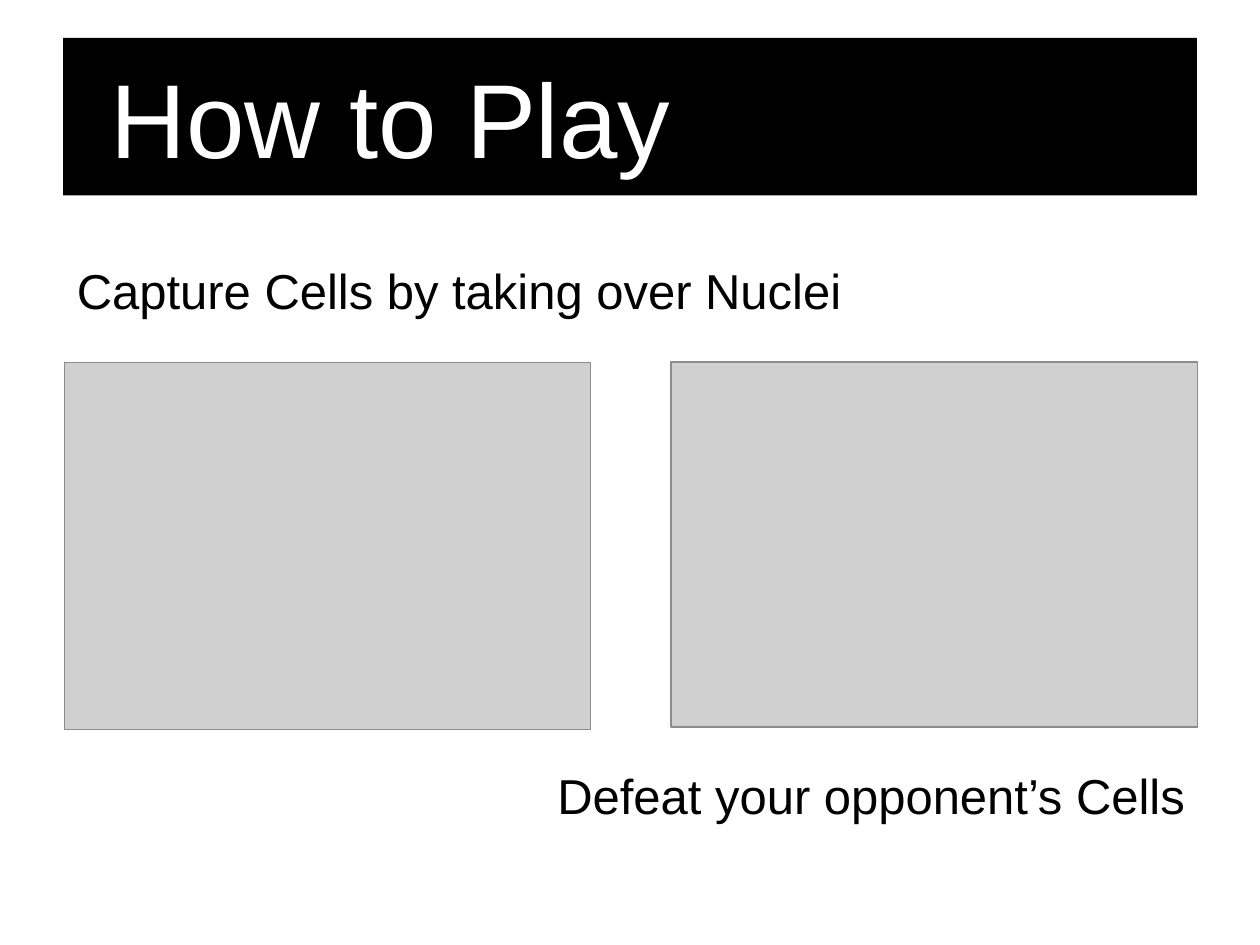
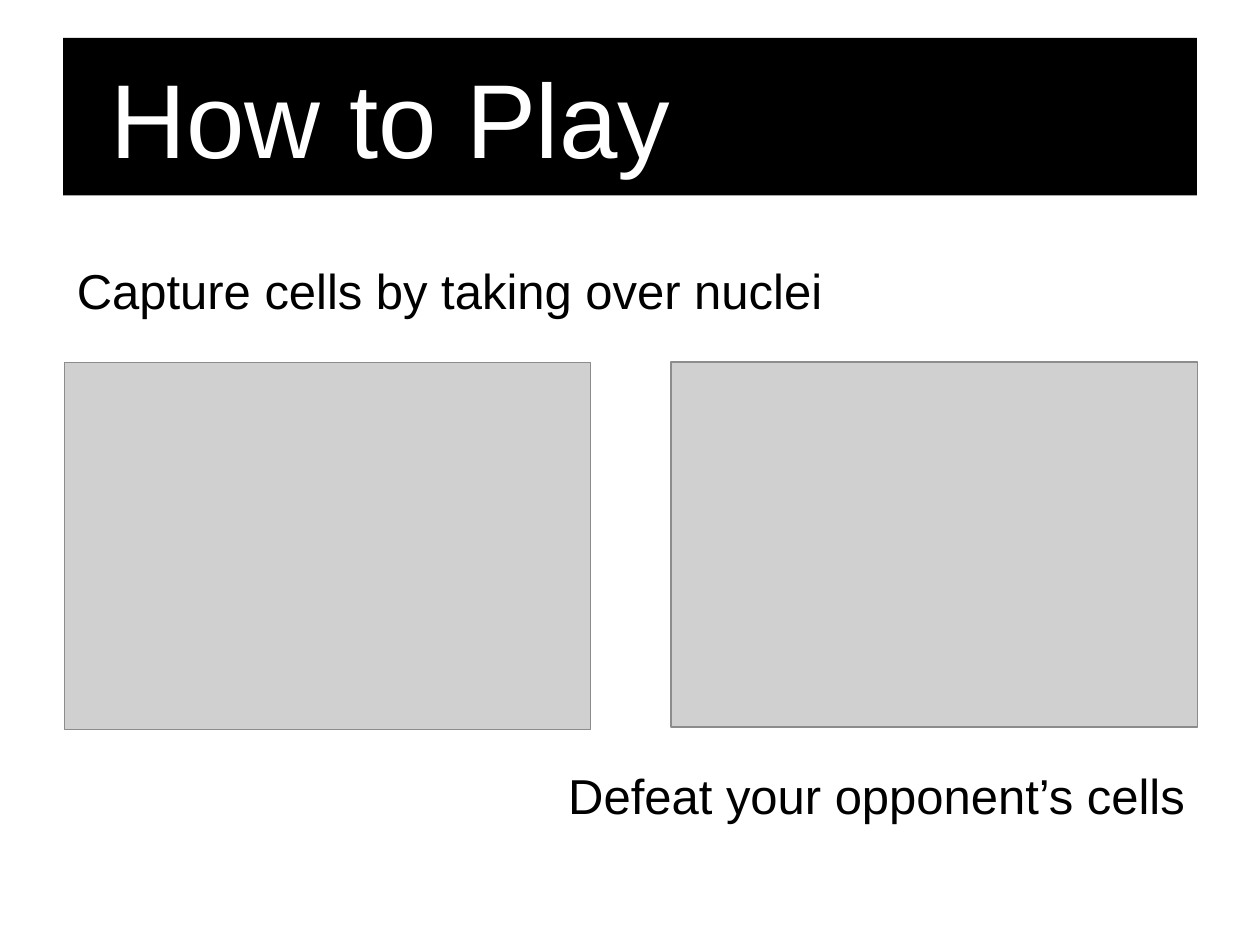
Before and after one commit to Acagamics/virusx, a slide deck: slide 5 of imagine_cup/virusX how to.pptx. Drawn at 1260x945 pixels with LibreOffice and Linux fonts; fonts in the diff are those of the drawing; grey boxes stand for pictures; background and template pictures are left out. Boxes give left, top, right and bottom in pixels: in the first picture for what was removed or moved away, otherwise in the second. Text is boxed around its words. In the diff, an @@ line names an element or a change of style, - is before the commit and + after.

```diff
--- a/imagine_cup/virusX how to.pptx
+++ b/imagine_cup/virusX how to.pptx
@@ text at bbox=[77, 273, 822, 319]: text changed @@
-Capture Cells by taking over Nuclei
+Capture cells by taking over nuclei
@@ text at bbox=[568, 778, 1185, 824]: text changed @@
-Defeat your opponent’s Cells
+Defeat your opponent’s cells
```
Also in this commit, not shown: 5 other slides changed, 7 other files.
